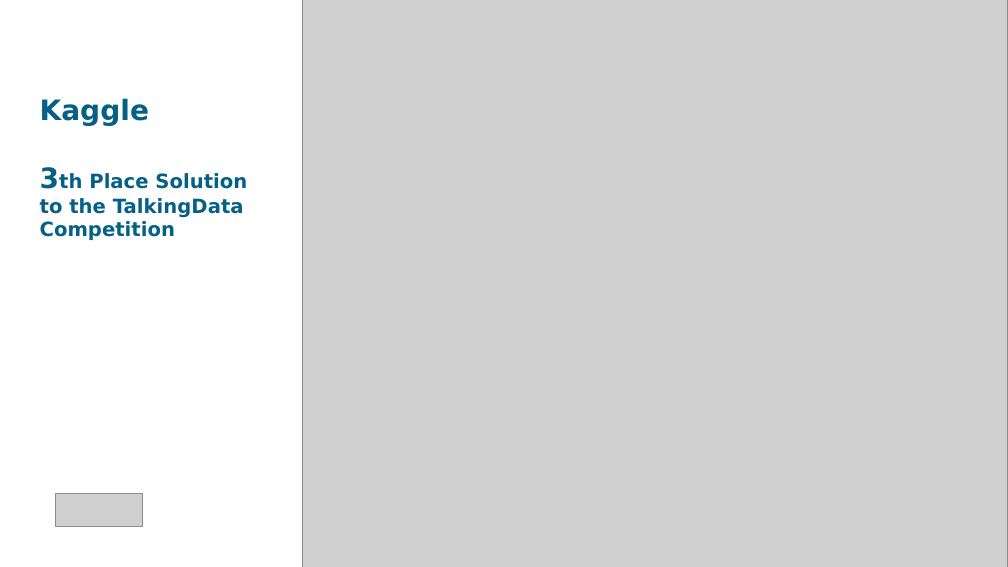
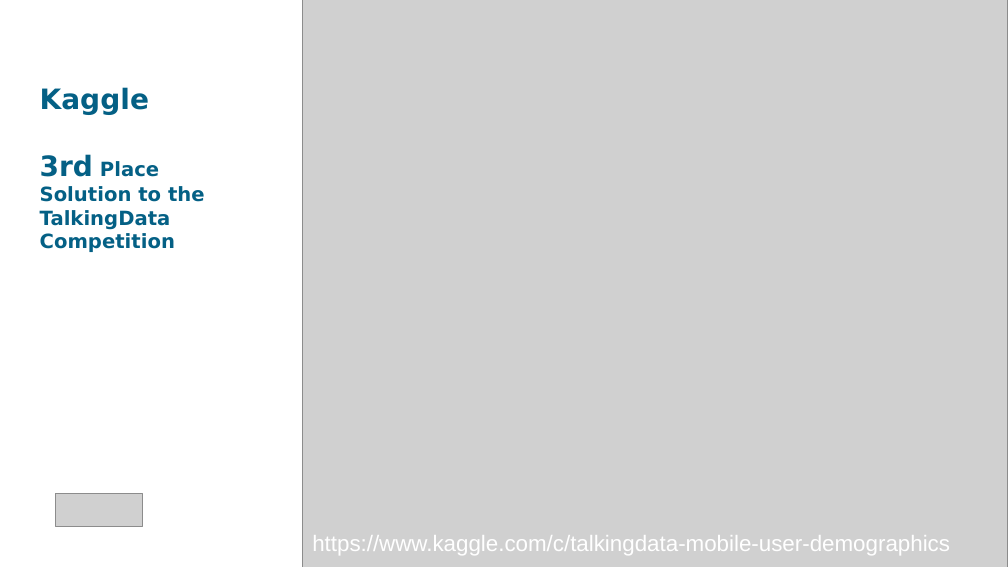
Before and after one commit to chechir/talking_data, a slide deck: slide 1 of brussels/deck_overview_detail.odp. Drawn at 1008x567 pixels with LibreOffice and Linux fonts; fonts in the diff are those of the drawing; grey boxes stand for pictures. Boxes give left, top, right and bottom in pixels: in the first picture for what was removed or moved away, otherwise in the second. Text is boxed around its words. In the diff, an @@ line names an element or a change of style, - is before the commit and + after.

```diff
--- a/brussels/deck_overview_detail.odp
+++ b/brussels/deck_overview_detail.odp
@@ text at (x1=40, y1=154, x2=205, y2=252): text changed @@
-3th Place Solution to the TalkingData Competition
+3rd Place Solution to the TalkingData Competition
@@ text added at (x1=312, y1=535, x2=950, y2=555), 16 pt, text #FFFFFF @@
+https://www.kaggle.com/c/talkingdata-mobile-user-demographics
```
Also in this commit, not shown: 7 other slides changed, 3 slides added, 5 slides removed, 1 other file.
